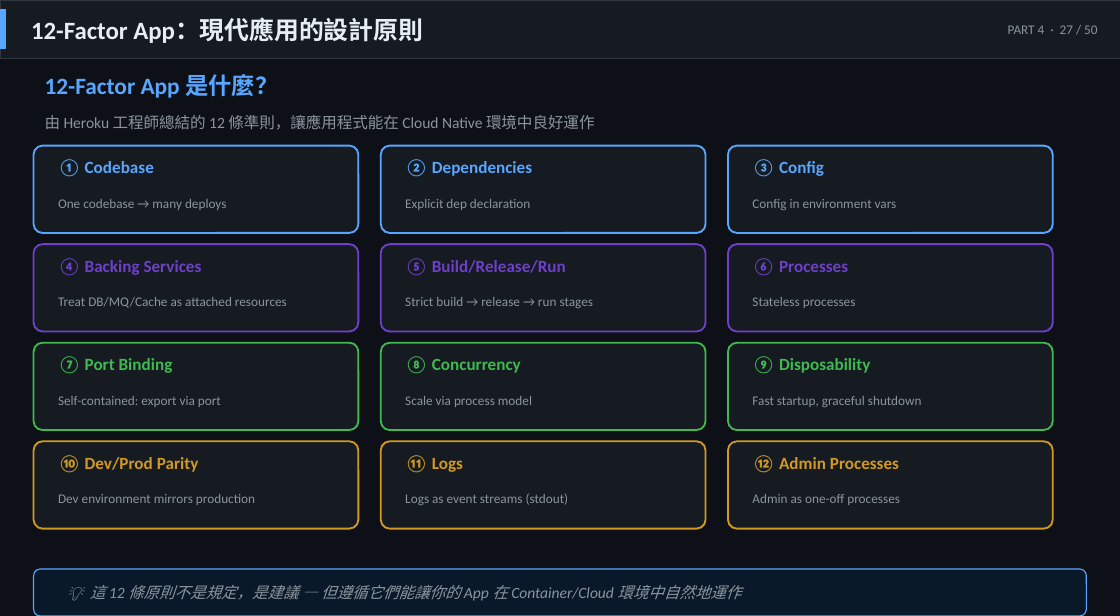
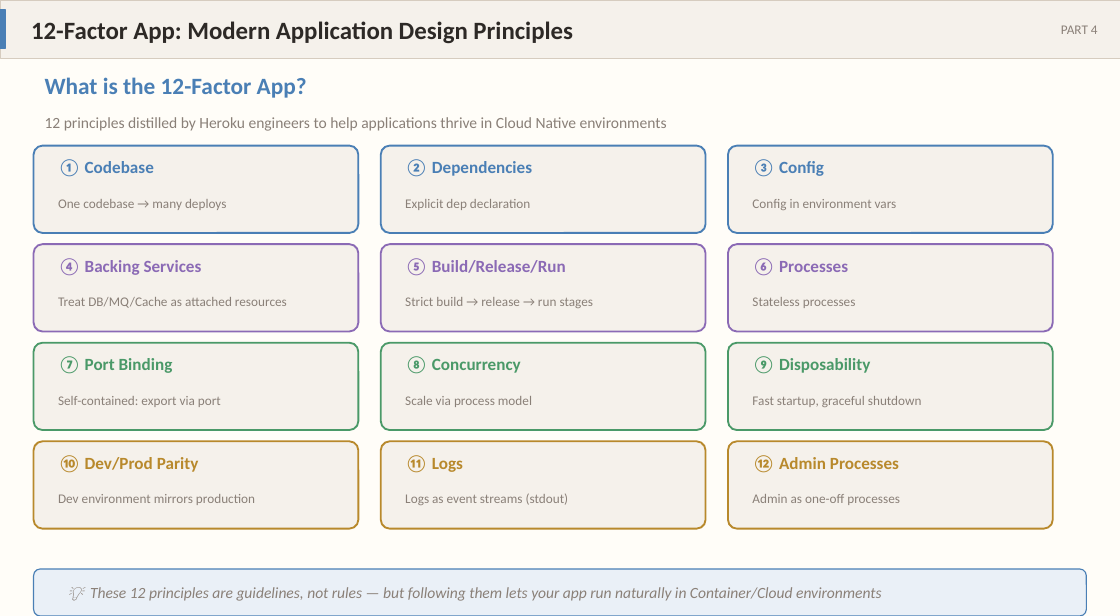
Before and after one commit to hwchiu/moslides, a slide deck: slide 27 of output/cloud_native_slides_final.pptx. Drawn at 1120x616 pixels with LibreOffice and Linux fonts; fonts in the diff are those of the drawing. Boxes give left, top, right and bottom in pixels: in the first picture for what was removed or moved away, otherwise in the second. Text is boxed around its words. In the diff, an @@ line names an element or a change of style, - is before the commit and + after.

```diff
--- a/output/cloud_native_slides_final.pptx
+++ b/output/cloud_native_slides_final.pptx
@@ background #0D1117 to #FFFDF8 @@
@@ rectangle at bbox=[0, 0, 1120, 58]: fill #161B22 to #F5F1EB; outline #30363D 0.5 pt to #D6CCBF 0.5 pt @@
@@ rectangle at bbox=[0, 10, 6, 48]: fill #58A6FF to #4A7FB5; outline #58A6FF 1 pt to #4A7FB5 1 pt @@
@@ text at bbox=[31, 21, 573, 44]: text changed; text colour #E6EDF3 to #2D2926 @@
-12-Factor App：現代應用的設計原則
+12-Factor App: Modern Application Design Principles
@@ text at bbox=[1061, 25, 1098, 34]: text changed; text colour #8B949E to #8A8078 @@
-PART 4 · 27 / 50
+PART 4
@@ text at bbox=[45, 77, 307, 98]: text changed; text colour #58A6FF to #4A7FB5 @@
-12-Factor App 是什麼？
+What is the 12-Factor App?
@@ text at bbox=[45, 117, 667, 131]: text changed; text colour #8B949E to #8A8078 @@
-由 Heroku 工程師總結的 12 條準則，讓應用程式能在 Cloud Native 環境中良好運作
+12 principles distilled by Heroku engineers to help applications thrive in Cloud Native environments
@@ fill #161B22 to #F5F1EB; outline #58A6FF 1.2 pt to #4A7FB5 1.2 pt in 3 elements at bbox=[34, 146, 358, 233], bbox=[381, 146, 706, 233], bbox=[728, 146, 1053, 233] @@
@@ text colour #58A6FF to #4A7FB5 in 3 elements at bbox=[58, 159, 154, 177], bbox=[405, 159, 532, 177], bbox=[752, 159, 824, 177] @@
@@ fill #161B22 to #F5F1EB; outline #6E40C9 1.2 pt to #8B6AB5 1.2 pt in 3 elements at bbox=[34, 244, 358, 332], bbox=[381, 244, 706, 332], bbox=[728, 244, 1053, 332] @@
@@ text colour #6E40C9 to #8B6AB5 in 3 elements at bbox=[58, 258, 202, 275], bbox=[405, 258, 566, 275], bbox=[752, 258, 848, 276] @@
@@ fill #161B22 to #F5F1EB; outline #3FB950 1.2 pt to #4A9968 1.2 pt in 3 elements at bbox=[34, 343, 358, 430], bbox=[381, 343, 706, 430], bbox=[728, 343, 1053, 430] @@
@@ text colour #3FB950 to #4A9968 in 3 elements at bbox=[58, 357, 173, 374], bbox=[405, 357, 521, 374], bbox=[752, 357, 870, 374] @@
@@ fill #161B22 to #F5F1EB; outline #D29922 1.2 pt to #B8892C 1.2 pt in 3 elements at bbox=[34, 441, 358, 529], bbox=[381, 441, 706, 529], bbox=[728, 441, 1053, 529] @@
@@ text colour #D29922 to #B8892C in 3 elements at bbox=[58, 455, 199, 473], bbox=[405, 455, 463, 473], bbox=[752, 455, 899, 473] @@
@@ text colour #8B949E to #8A8078 in 12 elements at bbox=[58, 199, 226, 210], bbox=[405, 199, 530, 210], bbox=[752, 199, 897, 210], bbox=[58, 297, 287, 308], bbox=[405, 297, 594, 308], bbox=[752, 297, 856, 308], bbox=[58, 396, 221, 407], bbox=[405, 396, 532, 407], bbox=[752, 396, 922, 407], bbox=[58, 494, 255, 505], bbox=[405, 493, 569, 505], bbox=[752, 494, 900, 505] @@
@@ rounded rectangle at bbox=[34, 569, 1086, 616]: fill #0A1929 to #EAF0F7; outline #58A6FF 0.75 pt to #4A7FB5 0.75 pt @@
@@ text at bbox=[90, 587, 882, 601]: text changed; text colour #8B949E to #8A8078 @@
-💡 這 12 條原則不是規定，是建議 — 但遵循它們能讓你的 App 在 Container/Cloud 環境中自然地運作
+💡 These 12 principles are guidelines, not rules — but following them lets your app run naturally in Container/Cloud environments
```
Also in this commit, not shown: 94 other slides changed, 15 slides added, 15 slides removed, 25 other files.
